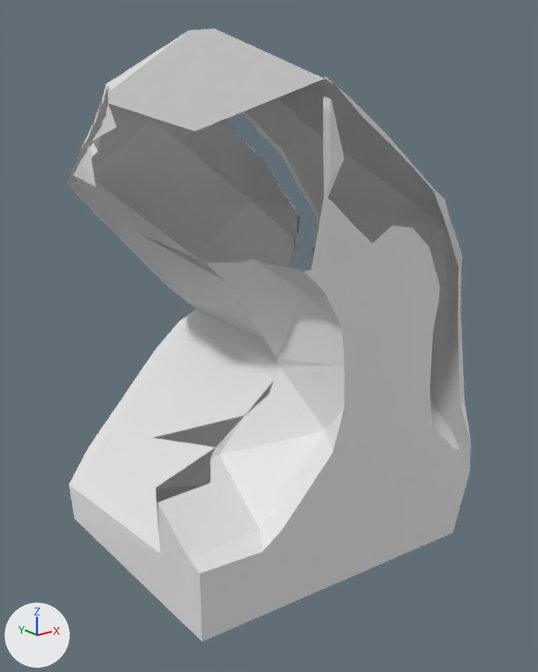
Renders of the glTF model art/roblox/kit/M015/meshes/EmberMeteorChunk.glb from each side of a commit.
Before and after are seen from a 50 mm camera at (-6.69, -8.56, 2.84) aimed at (0.0, -0.2, -0.5). Every picture has the same lights, and +X, +Y and +Z are marked at lower left. The picture after the commit comes second. Vertices at exactly the same position are counted once.

Objects in the first picture: 'EmberMeteorChunk'.
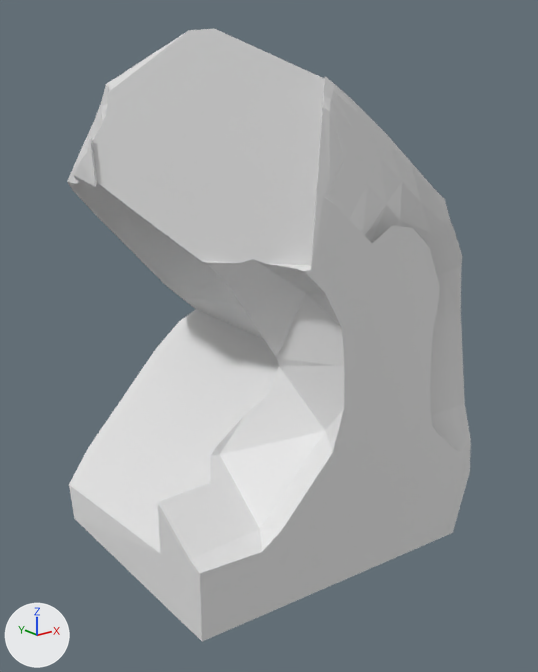
Pixel boxes (x1, y1, x2, y2) of what changed, in the pictures (538 x 672 px):
```json
{"part": 1, "of": "me_embermeteorchunk", "change": "built on", "before": [69, 438, 220, 553], "after": [67, 79, 470, 553]}
```

Scene script edits in JSON lines:
```json
{"block": "me_embermeteorchunk", "where": "# used by ob_embermeteorchunk; location = (0.0, 0.0, 0.0)"}
{"op": "remove", "block": "me_embermeteorchunk", "code": "me_embermeteorchunk.from_pydata(...)  # 261 vertices, 386 faces; spans x -2.43..2.43, y -2.3..2.3, z -3.67..3.67"}
{"op": "add", "block": "me_embermeteorchunk", "code": "me_embermeteorchunk.from_pydata(...)  # 399 vertices, 794 faces; spans x -2.43..2.43, y -2.3..2.3, z -3.67..3.67"}
{"block": "me_embermeteorchunk", "change": "me_embermeteorchunk part 1"}
{"block": "me_embermeteorchunk", "change": "2 vertices are removed from x -1.93..-1.39, y -0.63..0.01, z -2.48..-1.92"}
{"block": "me_embermeteorchunk", "change": "5 faces are deleted"}
{"block": "me_embermeteorchunk", "change": "140 vertices are added at x -2.43..1.96, y -2.23..1.22, z -2.33..3.37"}
{"block": "me_embermeteorchunk", "change": "413 new faces join them"}
```
